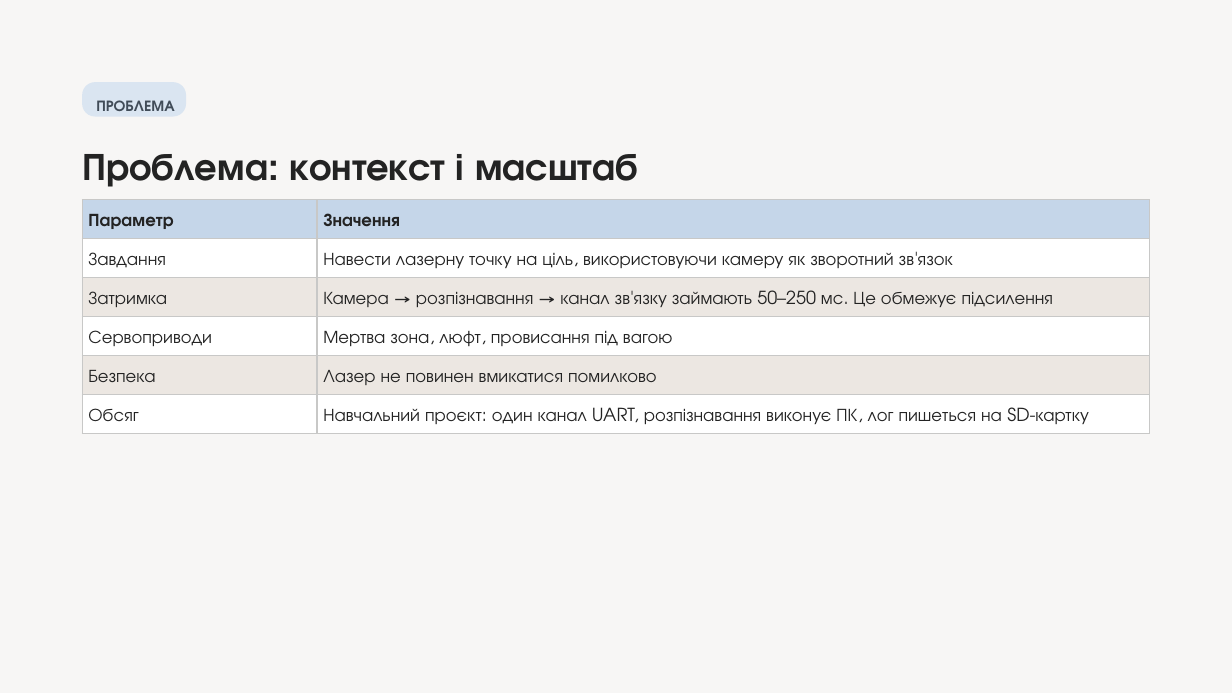
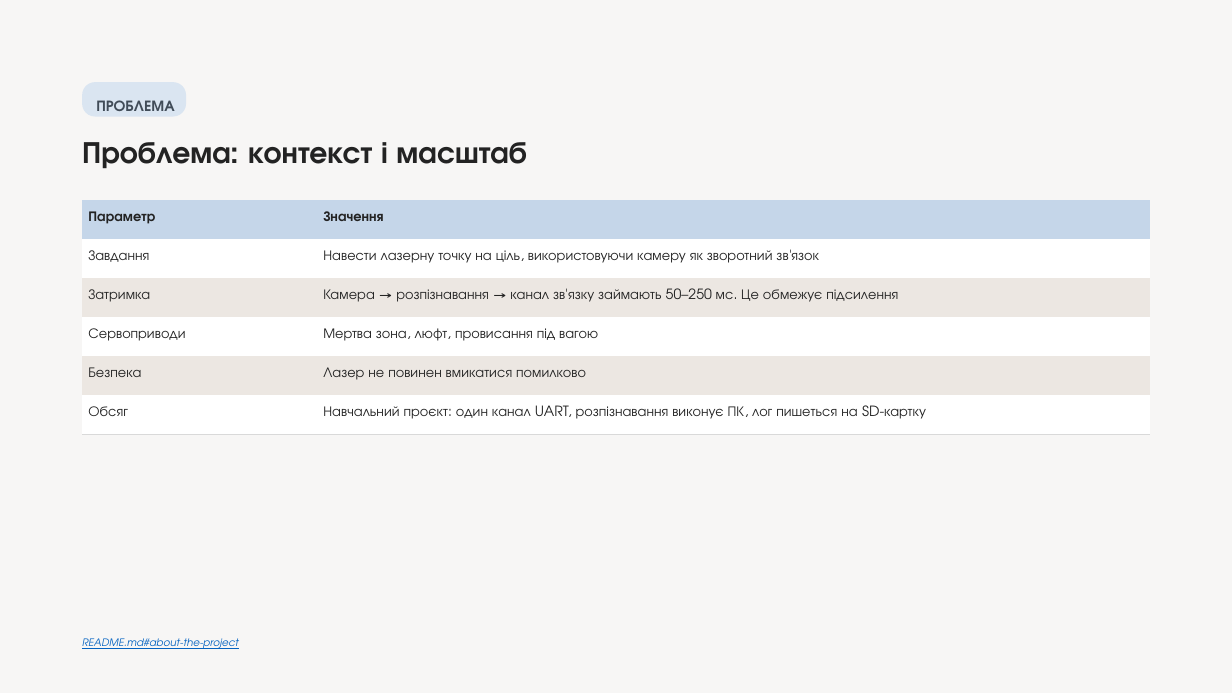
Before and after one commit to melnikvitaly/workshops, a slide deck: slide 2 of workshop-7-final_project/docs/assestment/presentation/Laser Gimbal with Camera Tracking on ESP32-S3.pptx. Drawn at 1232x693 pixels with LibreOffice and Linux fonts; fonts in the diff are those of the drawing. Boxes give left, top, right and bottom in pixels: in the first picture for what was removed or moved away, otherwise in the second. Text is boxed around its words. In the diff, an @@ line names an element or a change of style, - is before the commit and + after.

```diff
--- a/workshop-7-final_project/docs/assestment/presentation/Laser Gimbal with Camera Tracking on ESP32-S3.pptx
+++ b/workshop-7-final_project/docs/assestment/presentation/Laser Gimbal with Camera Tracking on ESP32-S3.pptx
@@ text "Проблема: контекст і масштаб": place and size @@
-text "Проблема: контекст і масштаб" at bbox=[82, 154, 638, 187]
+text "Проблема: контекст і масштаб" at bbox=[82, 142, 527, 169]
@@ text "Проблема: контекст і масштаб" at bbox=[82, 142, 527, 169]: size 30 to 24 pt @@
@@ table at bbox=[82, 200, 1150, 503] @@
@@ size 14 to 11 pt @@
@@ borders changed @@
@@ text added at bbox=[82, 638, 239, 649], 8 pt, text #0563C1, italic, underline @@
+README.md#about-the-project
```
Also in this commit, not shown: 12 other slides changed, 22 other files.
